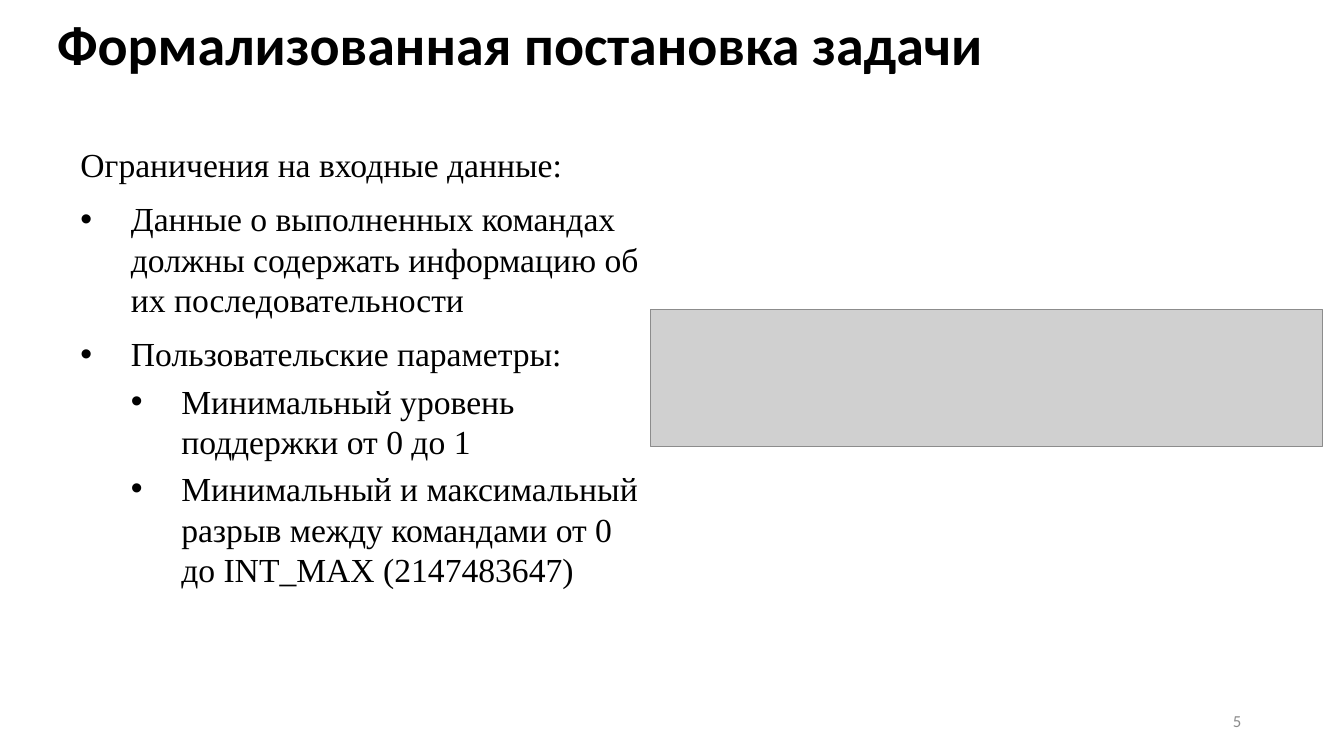
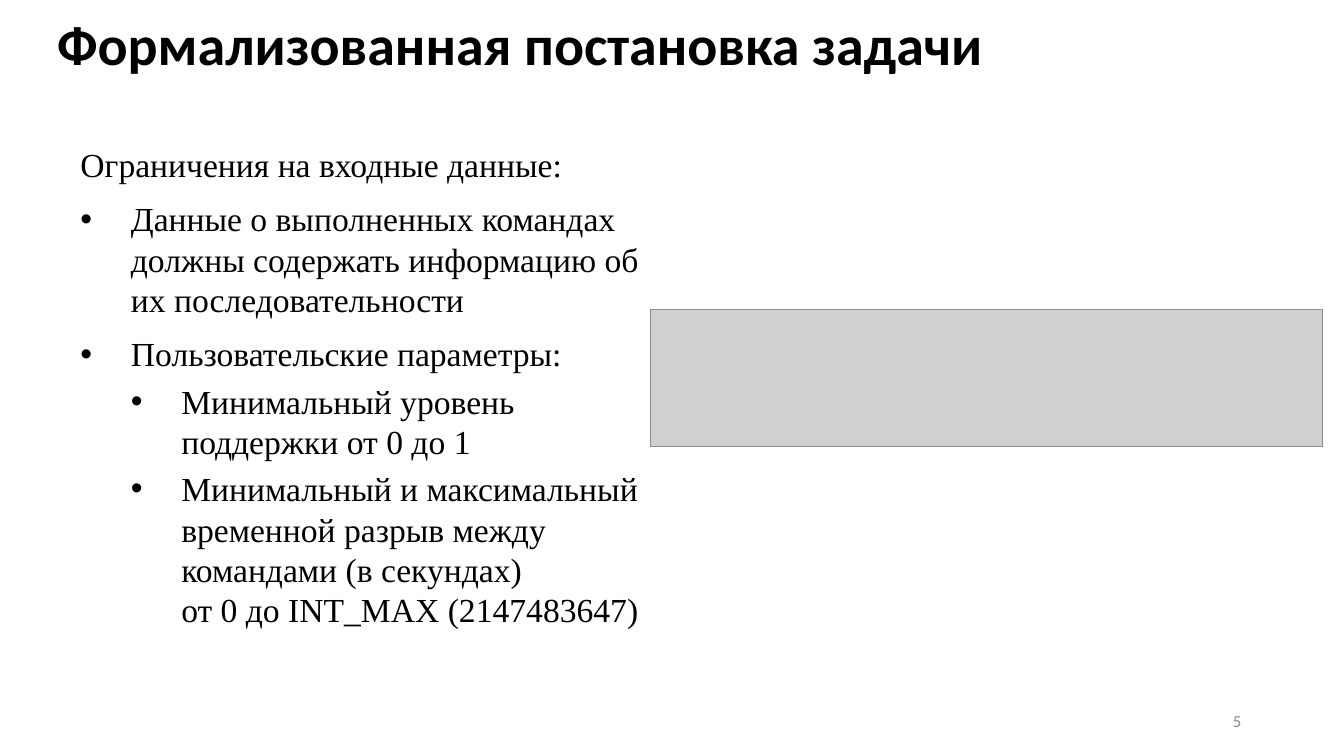
Before and after one commit to Inlucker/8semestr, a slide deck: slide 5 of ВКР/Презентация/ПронинАС_ВКР_презентация.pptx. Drawn at 1344x756 pixels with LibreOffice and Linux fonts; fonts in the diff are those of the drawing; grey boxes stand for pictures. Boxes give left, top, right and bottom in pixels: in the first picture for what was removed or moved away, otherwise in the second. Text is boxed around its words. In the diff, an @@ line names an element or a change of style, - is before the commit and + after.

```diff
--- a/ВКР/Презентация/ПронинАС_ВКР_презентация.pptx
+++ b/ВКР/Презентация/ПронинАС_ВКР_презентация.pptx
@@ text at box(181, 478, 638, 629): text changed @@
-  • Минимальный и максимальный разрыв между командами от 0 до INT_MAX (2147483647)
+  • Минимальный и максимальный временной разрыв между командами (в секундах)
+    от 0 до INT_MAX (2147483647)
```
Also in this commit, not shown: 2 other slides changed, 4 slides removed, 2 other files.
